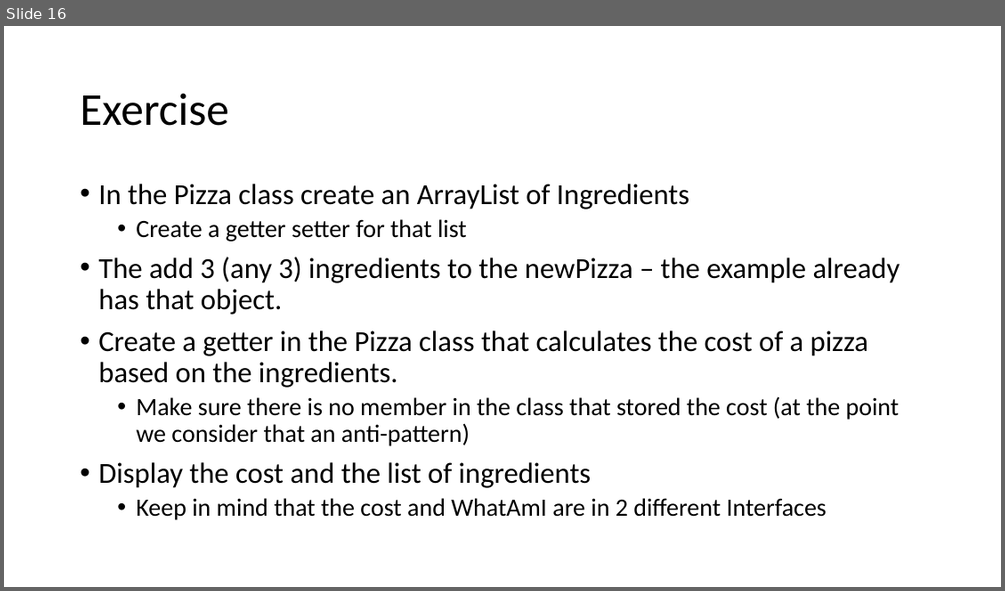
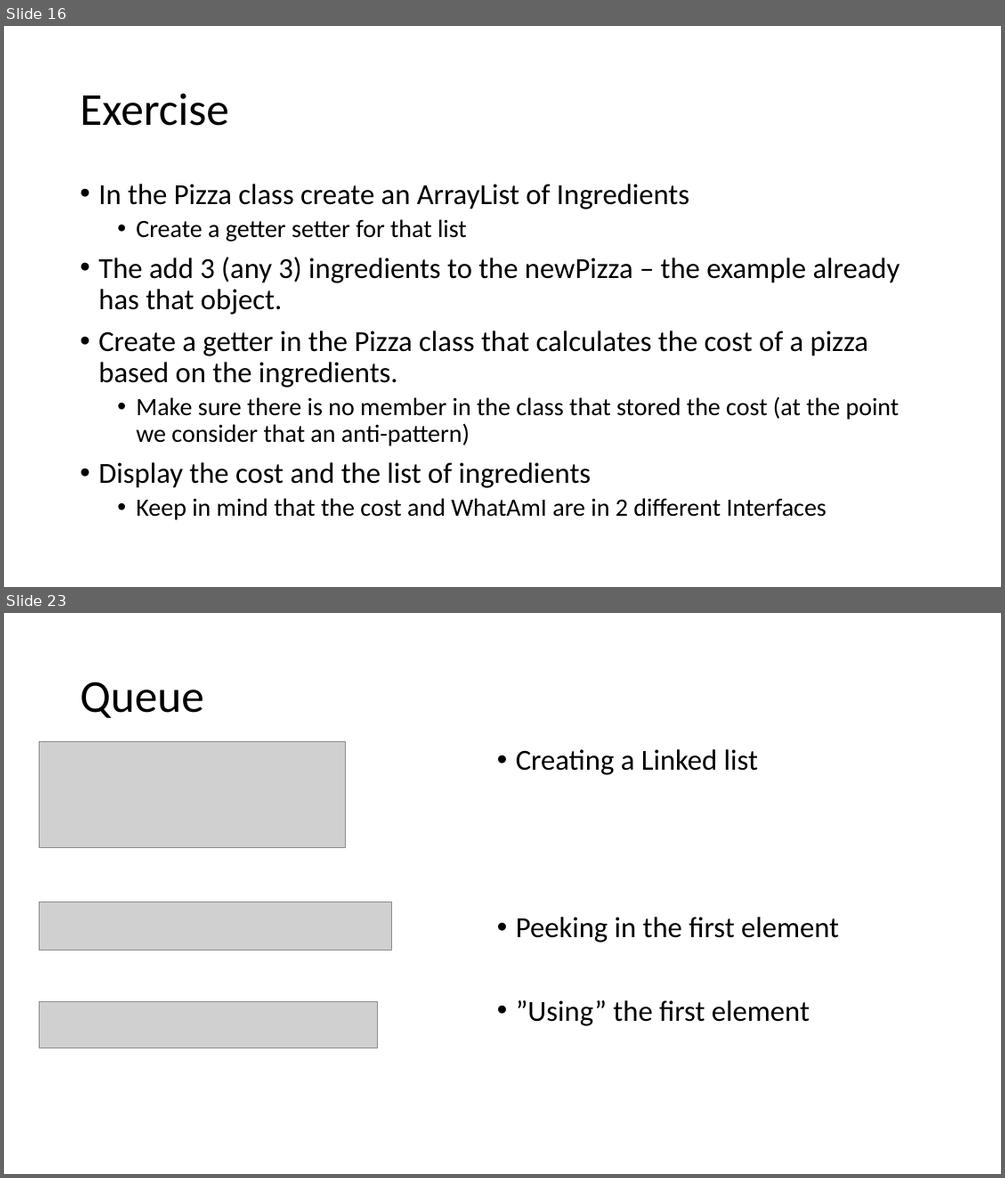
Before and after one commit to raulfiru/Tuesday-Lab, a slide deck: Session2/TuesdaysLab2.pptx. Shown one above the other, each under a label of ours: slide 16 before the commit, slides 16 and 23 after it; the slides between them are not shown. The pictures are 1005x591 and 1005x1178 pixels, drawn with LibreOffice and Linux fonts; fonts in the diff are those of the drawing; grey boxes stand for pictures. Boxes give left, top, right and bottom in pixels: in the first picture for what was removed or moved away, otherwise in the second. Text is boxed around its words. In the diff, an @@ line names an element or a change of style, - is before the commit and + after.

```diff
--- a/Session2/TuesdaysLab2.pptx
+++ b/Session2/TuesdaysLab2.pptx
@@ slide 23 added at <box>4,613,1001,1174</box>, background #FFFFFF @@
@@ title added at <box>80,682,203,718</box>, 44 pt, text #000000 @@
+Queue
@@ picture added at <box>39,741,346,847</box> @@
@@ text added at <box>516,749,839,1026</box>, 28 pt, text #000000 @@
+• Creating a Linked list
+• Peeking in the first element
+• ”Using” the first element
@@ picture added at <box>39,902,392,950</box> @@
@@ picture added at <box>39,1002,378,1047</box> @@
```
Also in this commit, not shown: 9 other slides added.
